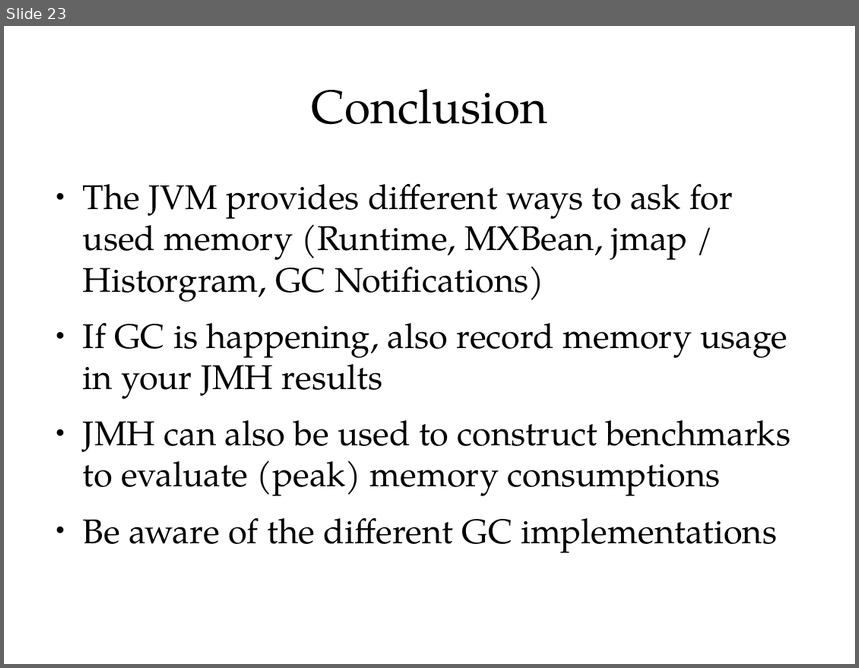
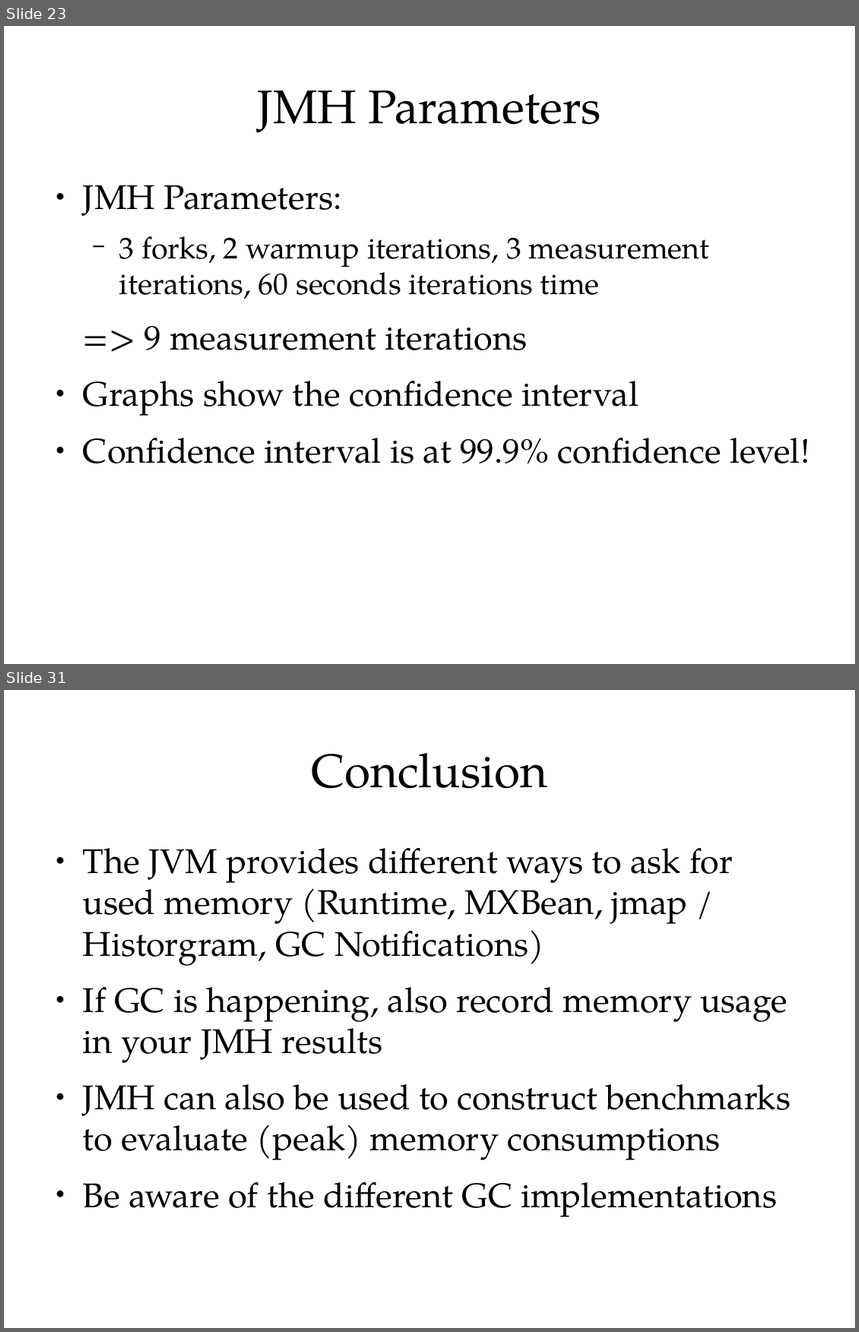
Before and after one commit to cruftex/talk-benchmark-memory, a slide deck: benchmark-memory-with-jmh.odp. Shown one above the other, each under a label of ours: slide 23 before the commit, slides 23 and 31 after it; the slides between them are not shown. The pictures are 859x668 and 859x1332 pixels, drawn with LibreOffice and Linux fonts; fonts in the diff are those of the drawing. Boxes give left, top, right and bottom in pixels: in the first picture for what was removed or moved away, otherwise in the second. Text is boxed around its words. In the diff, an @@ line names an element or a change of style, - is before the commit and + after.

```diff
--- a/benchmark-memory-with-jmh.odp
+++ b/benchmark-memory-with-jmh.odp
@@ slide 23 added at (4,26,855,664), background #FFFFFF @@
@@ title added at (257,90,601,132), 44 pt, text #000000 @@
+JMH Parameters
@@ text added at (83,185,810,464), 32 pt, text #000000 @@
+● JMH Parameters:
+  − 3 forks, 2 warmup iterations, 3 measurement iterations, 60 seconds iterations time
+=> 9 measurement iterations
+● Graphs show the confidence interval
+● Confidence interval is at 99.9% confidence level!
@@ what was slide 23 is now slide 31 @@
```
Also in this commit, not shown: 1 slide changed, 10 other slides added, 3 slides removed, 1 other file.
